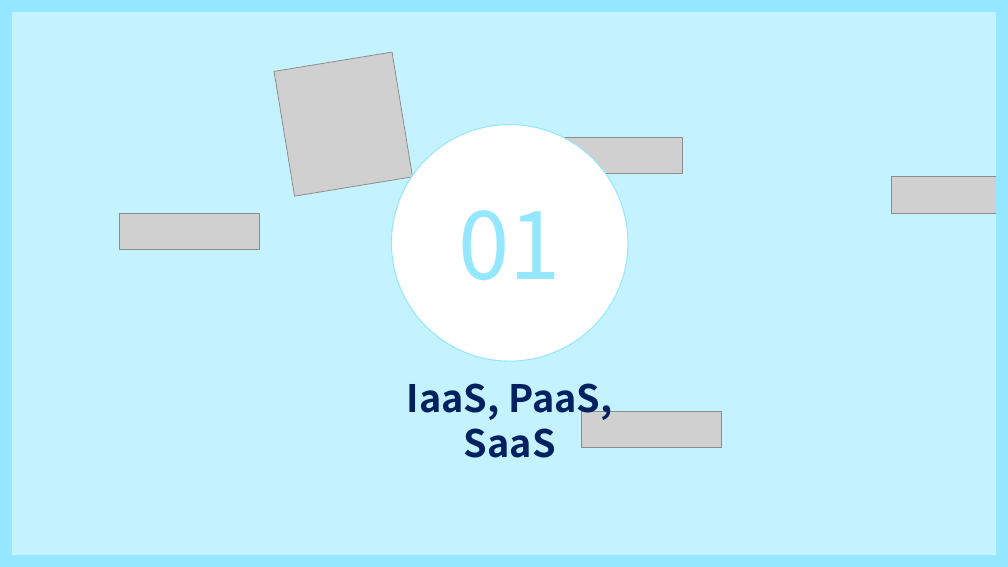
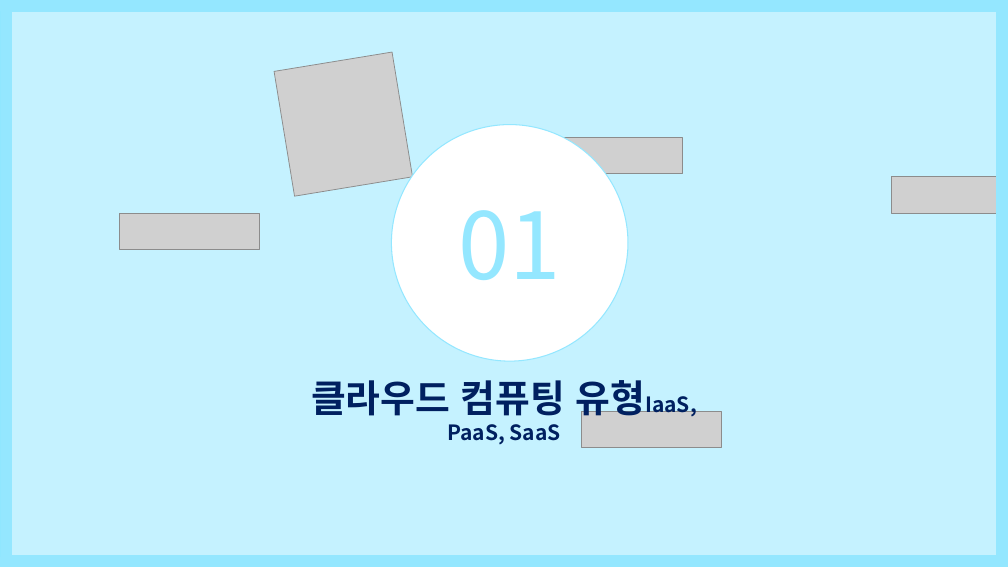
Before and after one commit to yoounseules/Cloud-Arrangement-of-terms, a slide deck: slide 2 of 쉽게배우는 클라우드 용어정리1.pptx. Drawn at 1008x567 pixels with LibreOffice and Linux fonts; fonts in the diff are those of the drawing; grey boxes stand for pictures. Boxes give left, top, right and bottom in pixels: in the first picture for what was removed or moved away, otherwise in the second. Text is boxed around its words. In the diff, an @@ line names an element or a change of style, - is before the commit and + after.

Commit message:
용어정리2 완료(클라우드 서비스 공급자)

```diff
--- a/쉽게배우는 클라우드 용어정리1.pptx
+++ b/쉽게배우는 클라우드 용어정리1.pptx
@@ text at bbox=[311, 373, 697, 444]: text changed; size 36 to 20 pt @@
-IaaS, PaaS, SaaS
+클라우드 컴퓨팅 유형IaaS, PaaS, SaaS
```
Also in this commit, not shown: 1 other file.
